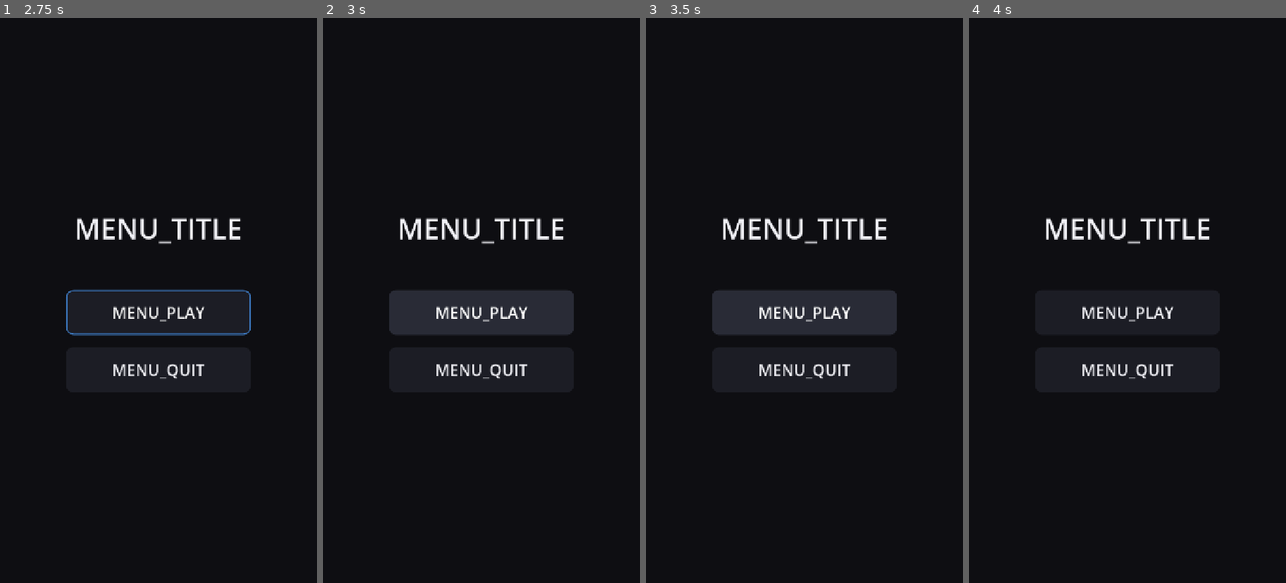
Above: before the commit, frames 1-4 (left to right).
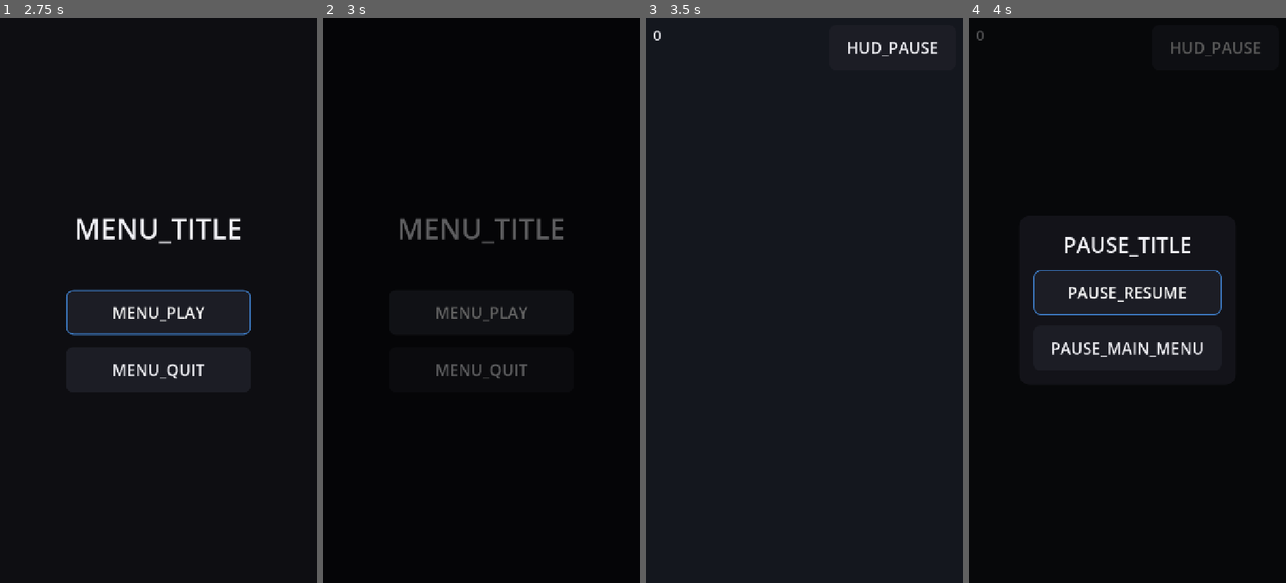
Above: after the commit, the same moments.

Repository: JongSeok-327/js-godot-mobile-template
Game: Godot game, scene res://scenes/boot/boot.tscn
Same seed, same stepped clock (60 frames per second), same inputs: the game is played once before the commit and once after it.
Inputs (mouse positions are in pixels of both pictures, inside the frame that each line leads up to):
- Up to frame 1 (2.75 s): tap Enter at 0.5 s
- Up to frame 2 (3 s): click "MENU_PLAY" at 2.75 s
- Up to frame 3 (3.5 s): no input
- Up to frame 4 (4 s): click (1216, 46) at 3.5 s, where only the run after the commit has a clickable "HUD_PAUSE"

Frame 1 is identical in both runs. In frame 2, 5.7% of the frame differs, in the area x 20-80%, y 35-64%; in frame 3, 1.9%; in frame 4, 4.2%.

Commit message:
feat(scenes): game 셸 + 일시정지 오버레이 + 안드로이드 생명주기
- game.tscn: Gameplay 자리(Node2D) + HUD(CanvasLayer) + 일시정지 버튼
- SafeAreaContainer: 노치/홈 인디케이터 회피. DisplayServer safe area는 화면
  픽셀 기준이라 뷰포트 좌표로 환산한다. 데스크톱에서는 화면 전체 기준이라
  의미가 없어 extra_margin만 적용.
- pause_menu: PROCESS_MODE_ALWAYS. 상태를 직접 바꾸지 않고 signal만 올린다.
- quit_on_go_back=false + NOTIFICATION_WM_GO_BACK_REQUEST 직접 처리
  (게임=일시정지 토글, 메뉴=종료)
- NOTIFICATION_APPLICATION_PAUSED → 일시정지 + 즉시 저장. 안드로이드는
  백그라운드 이후 언제든 프로세스를 죽일 수 있다.

Co-Authored-By: Claude Opus 5 <noreply@anthropic.com>

Diff:
--- a/autoload/scene_manager.gd
+++ b/autoload/scene_manager.gd
@@ -11,6 +11,7 @@
 const SCENES := {
 	"boot": "res://scenes/boot/boot.tscn",
 	"main_menu": "res://scenes/main_menu/main_menu.tscn",
+	"game": "res://scenes/game/game.tscn",
 }
 
 const FADE_TIME := 0.3
--- a/project.godot
+++ b/project.godot
@@ -14,6 +14,7 @@
 config/version="0.1.0"
 run/main_scene="res://scenes/boot/boot.tscn"
 config/features=PackedStringArray("4.7", "GL Compatibility")
+config/quit_on_go_back=false
 boot_splash/bg_color=Color(0.08, 0.08, 0.1, 1)
 
 [audio]
--- /dev/null
+++ b/scenes/game/game.gd
@@ -0,0 +1,54 @@
+extends Control
+## 게임 셸.
+##
+## 실제 게임플레이는 Gameplay 노드 아래에 얹는다. 이 스크립트가 책임지는 것은
+## HUD, 일시정지, 안드로이드 생명주기뿐이다.
+
+const PauseMenuScene := preload("res://scenes/overlays/pause_menu.tscn")
+
+@onready var _pause_button: Button = %PauseButton
+
+var _pause_menu: CanvasLayer
+
+
+func _ready() -> void:
+	_pause_button.pressed.connect(toggle_pause)
+
+	_pause_menu = PauseMenuScene.instantiate()
+	_pause_menu.visible = false
+	_pause_menu.resume_requested.connect(set_paused.bind(false))
+	_pause_menu.main_menu_requested.connect(_on_main_menu_requested)
+	add_child(_pause_menu)
+
+
+func _notification(what: int) -> void:
+	match what:
+		NOTIFICATION_WM_GO_BACK_REQUEST:
+			# 안드로이드 뒤로가기 — 게임 중에는 일시정지 토글.
+			toggle_pause()
+		NOTIFICATION_APPLICATION_PAUSED:
+			# 백그라운드로 넘어가면 안드로이드는 언제든 프로세스를 죽일 수 있다.
+			# 멈추고 저장부터 한다.
+			set_paused(true)
+			SaveManager.save_game()
+
+
+func toggle_pause() -> void:
+	set_paused(not get_tree().paused)
+
+
+func set_paused(paused: bool) -> void:
+	if get_tree().paused == paused:
+		return
+
+	get_tree().paused = paused
+	_pause_menu.visible = paused
+	if paused:
+		_pause_menu.focus_default()
+
+	EventBus.game_paused.emit(paused)
+
+
+func _on_main_menu_requested() -> void:
+	# paused 해제는 SceneManager가 전환 직전에 강제로 처리한다.
+	SceneManager.change_scene("main_menu")
--- /dev/null
+++ b/scenes/game/game.tscn
@@ -0,0 +1,65 @@
+[gd_scene load_steps=3 format=3]
+
+[ext_resource type="Script" path="res://scenes/game/game.gd" id="1_game"]
+[ext_resource type="Script" path="res://ui/components/safe_area_container.gd" id="2_safe_area"]
+
+[node name="Game" type="Control"]
+layout_mode = 3
+anchors_preset = 15
+anchor_right = 1.0
+anchor_bottom = 1.0
+grow_horizontal = 2
+grow_vertical = 2
+script = ExtResource("1_game")
+
+[node name="Background" type="ColorRect" parent="."]
+layout_mode = 1
+anchors_preset = 15
+anchor_right = 1.0
+anchor_bottom = 1.0
+grow_horizontal = 2
+grow_vertical = 2
+mouse_filter = 2
+color = Color(0.08, 0.09, 0.12, 1)
+
+[node name="Gameplay" type="Node2D" parent="."]
+
+[node name="HUD" type="CanvasLayer" parent="."]
+
+[node name="SafeArea" type="MarginContainer" parent="HUD"]
+anchors_preset = 15
+anchor_right = 1.0
+anchor_bottom = 1.0
+grow_horizontal = 2
+grow_vertical = 2
+mouse_filter = 2
+script = ExtResource("2_safe_area")
+
+[node name="Layout" type="VBoxContainer" parent="HUD/SafeArea"]
+layout_mode = 2
+mouse_filter = 2
+
+[node name="TopBar" type="HBoxContainer" parent="HUD/SafeArea/Layout"]
+layout_mode = 2
+mouse_filter = 2
+
+[node name="ScoreLabel" type="Label" parent="HUD/SafeArea/Layout/TopBar"]
+unique_name_in_owner = true
+layout_mode = 2
+size_flags_vertical = 1
+text = "0"
+
+[node name="Spacer" type="Control" parent="HUD/SafeArea/Layout/TopBar"]
+layout_mode = 2
+size_flags_horizontal = 3
+mouse_filter = 2
+
+[node name="PauseButton" type="Button" parent="HUD/SafeArea/Layout/TopBar"]
+unique_name_in_owner = true
+layout_mode = 2
+text = "HUD_PAUSE"
+
+[node name="Filler" type="Control" parent="HUD/SafeArea/Layout"]
+layout_mode = 2
+size_flags_vertical = 3
+mouse_filter = 2
--- a/scenes/main_menu/main_menu.gd
+++ b/scenes/main_menu/main_menu.gd
@@ -14,6 +14,12 @@
 	_play_button.grab_focus()
 
 
+func _notification(what: int) -> void:
+	# 안드로이드 뒤로가기 — 메뉴에서는 종료. (quit_on_go_back=false라 직접 처리한다.)
+	if what == NOTIFICATION_WM_GO_BACK_REQUEST:
+		get_tree().quit()
+
+
 func _on_play_pressed() -> void:
 	SceneManager.change_scene("game")
 
--- /dev/null
+++ b/scenes/overlays/pause_menu.gd
@@ -0,0 +1,19 @@
+extends CanvasLayer
+## 일시정지 오버레이.
+##
+## 트리가 멈춘 상태에서도 버튼이 눌려야 하므로 PROCESS_MODE_ALWAYS다.
+## 여기서는 일시정지 상태를 직접 바꾸지 않는다 — signal만 올리고 판단은 게임 셸이 한다.
+
+signal resume_requested
+signal settings_requested
+signal main_menu_requested
+
+
+func _ready() -> void:
+	process_mode = Node.PROCESS_MODE_ALWAYS
+	%ResumeButton.pressed.connect(resume_requested.emit)
+	%MainMenuButton.pressed.connect(main_menu_requested.emit)
+
+
+func focus_default() -> void:
+	%ResumeButton.grab_focus()
--- /dev/null
+++ b/scenes/overlays/pause_menu.tscn
@@ -0,0 +1,47 @@
+[gd_scene load_steps=2 format=3]
+
+[ext_resource type="Script" path="res://scenes/overlays/pause_menu.gd" id="1_pause_menu"]
+
+[node name="PauseMenu" type="CanvasLayer"]
+layer = 50
+script = ExtResource("1_pause_menu")
+
+[node name="Dim" type="ColorRect" parent="."]
+anchors_preset = 15
+anchor_right = 1.0
+anchor_bottom = 1.0
+grow_horizontal = 2
+grow_vertical = 2
+color = Color(0, 0, 0, 0.65)
+
+[node name="Center" type="CenterContainer" parent="."]
+anchors_preset = 15
+anchor_right = 1.0
+anchor_bottom = 1.0
+grow_horizontal = 2
+grow_vertical = 2
+
+[node name="Panel" type="PanelContainer" parent="Center"]
+layout_mode = 2
+
+[node name="Menu" type="VBoxContainer" parent="Center/Panel"]
+layout_mode = 2
+theme_override_constants/separation = 24
+
+[node name="Title" type="Label" parent="Center/Panel/Menu"]
+layout_mode = 2
+theme_override_font_sizes/font_size = 48
+text = "PAUSE_TITLE"
+horizontal_alignment = 1
+
+[node name="ResumeButton" type="Button" parent="Center/Panel/Menu"]
+unique_name_in_owner = true
+custom_minimum_size = Vector2(400, 0)
+layout_mode = 2
+text = "PAUSE_RESUME"
+
+[node name="MainMenuButton" type="Button" parent="Center/Panel/Menu"]
+unique_name_in_owner = true
+custom_minimum_size = Vector2(400, 0)
+layout_mode = 2
+text = "PAUSE_MAIN_MENU"
--- /dev/null
+++ b/ui/components/safe_area_container.gd
@@ -0,0 +1,42 @@
+extends MarginContainer
+## 노치·홈 인디케이터를 피해 자식 UI를 배치한다.
+##
+## stretch가 걸린 프로젝트에서 DisplayServer의 safe area는 실제 화면 픽셀
+## 기준이라, 뷰포트 좌표로 환산해야 한다.
+##
+## 데스크톱에서는 safe area가 창이 아니라 화면 전체 기준이라 의미가 없다 —
+## extra_margin만 적용한다.
+
+## safe area 위에 추가로 주는 여백(뷰포트 픽셀).
+@export var extra_margin: int = 16
+
+
+func _ready() -> void:
+	get_window().size_changed.connect(_apply)
+	_apply()
+
+
+func _apply() -> void:
+	var insets := Vector4i(extra_margin, extra_margin, extra_margin, extra_margin)
+	if OS.has_feature("mobile"):
+		insets += _display_insets()
+
+	add_theme_constant_override("margin_left", insets.x)
+	add_theme_constant_override("margin_top", insets.y)
+	add_theme_constant_override("margin_right", insets.z)
+	add_theme_constant_override("margin_bottom", insets.w)
+
+
+func _display_insets() -> Vector4i:
+	var window_size := Vector2(DisplayServer.window_get_size())
+	if window_size.x <= 0.0 or window_size.y <= 0.0:
+		return Vector4i.ZERO
+
+	var safe := DisplayServer.get_display_safe_area()
+	var scale := get_viewport_rect().size / window_size
+	return Vector4i(
+		roundi(safe.position.x * scale.x),
+		roundi(safe.position.y * scale.y),
+		roundi((window_size.x - safe.end.x) * scale.x),
+		roundi((window_size.y - safe.end.y) * scale.y)
+	)
